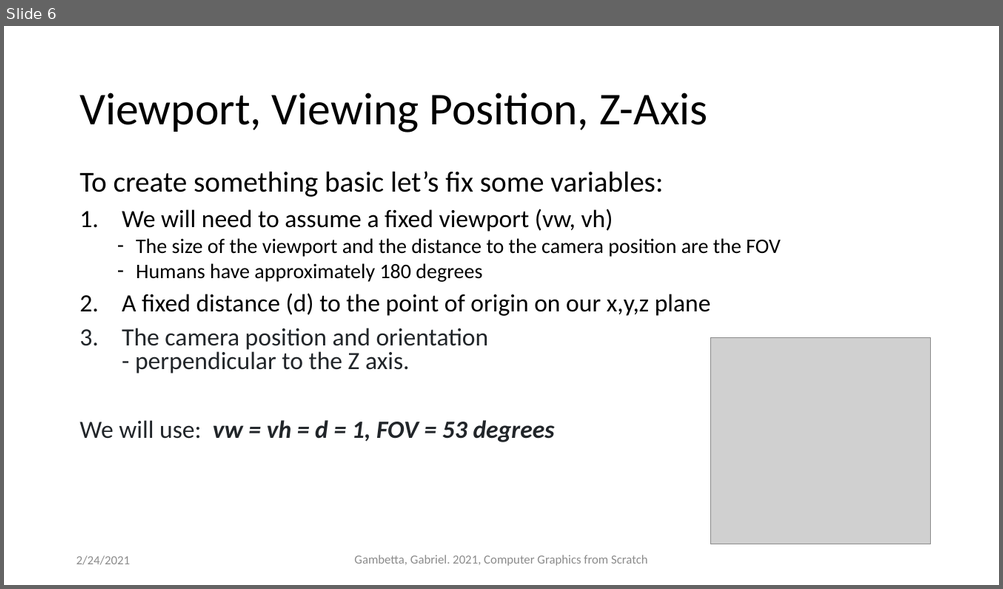
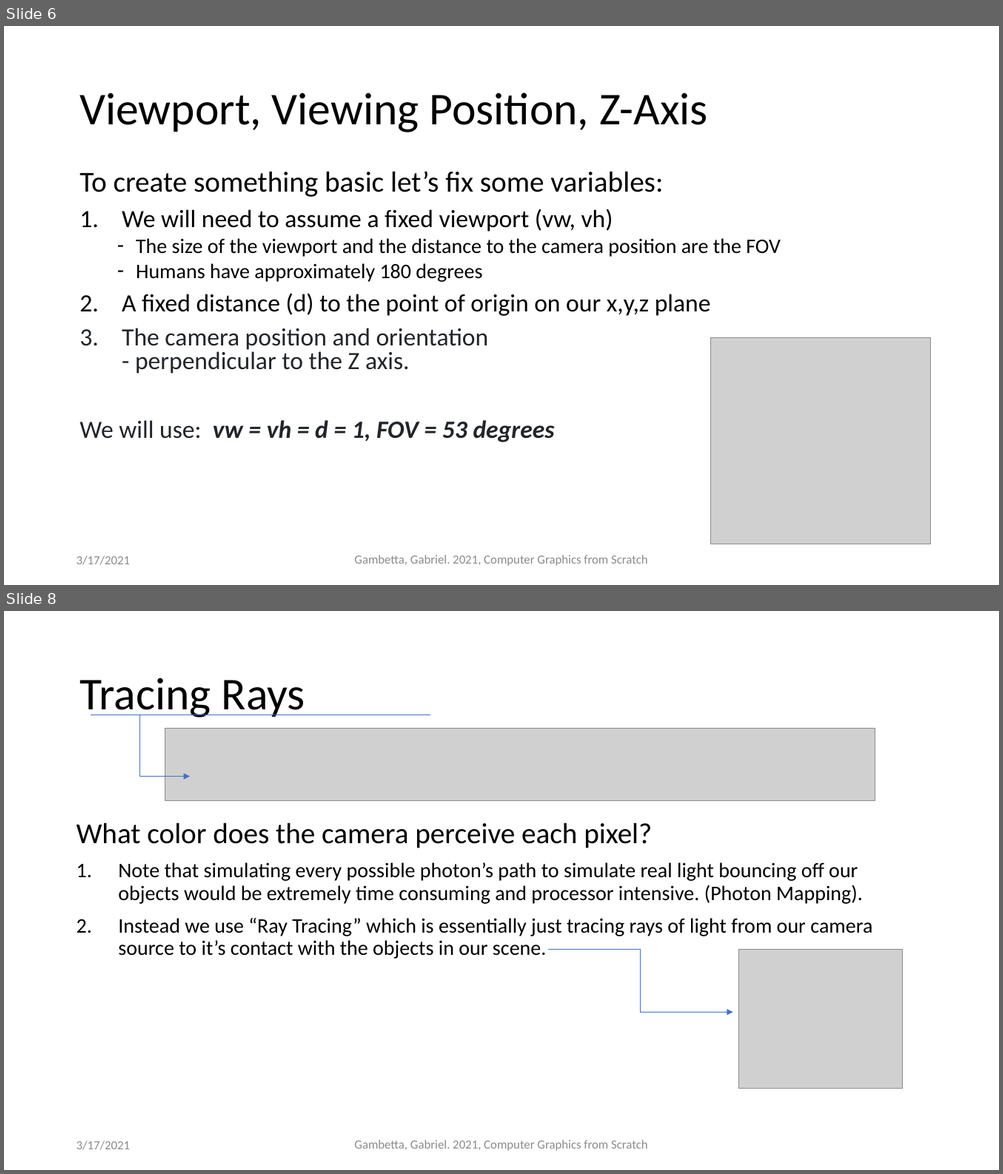
Before and after one commit to ctrachte/JS-Computer-Graphics-Demo, a slide deck: computer-graphics-js-1.pptx. Shown one above the other, each under a label of ours: slide 6 before the commit, slides 6 and 8 after it; the slides between them are not shown. The pictures are 1003x589 and 1003x1174 pixels, drawn with LibreOffice and Linux fonts; fonts in the diff are those of the drawing; grey boxes stand for pictures. Boxes give left, top, right and bottom in pixels: in the first picture for what was removed or moved away, otherwise in the second. Text is boxed around its words. In the diff, an @@ line names an element or a change of style, - is before the commit and + after.

```diff
--- a/computer-graphics-js-1.pptx
+++ b/computer-graphics-js-1.pptx
@@ slide 8 added at bbox=[4, 611, 999, 1170], background #FFFFFF @@
@@ title added at bbox=[79, 678, 305, 721], 44 pt, text #000000 @@
+Tracing Rays
@@ elbow arrow added from (91, 715) to (190, 777), #4472C4 0.5 pt @@
@@ line added from (140, 715) to (430, 715), #4472C4 0.5 pt @@
@@ picture added at bbox=[165, 729, 875, 801] @@
@@ text added at bbox=[77, 823, 872, 959], 20 pt, text #000000 @@
+What color does the camera perceive each pixel?
+1. Note that simulating every possible photon’s path to simulate real light bouncing off our objects would be extremely time consuming and processor intensive. (Photon Mapping).
+2. Instead we use “Ray Tracing” which is essentially just tracing rays of light from our camera source to it’s contact with the objects in our scene.
@@ elbow arrow added from (548, 950) to (733, 1012), #4472C4 0.5 pt @@
@@ picture added at bbox=[739, 950, 902, 1088] @@
@@ text added at bbox=[77, 1141, 130, 1150], 12 pt, text #8C8C8C @@
+3/17/2021
@@ text added at bbox=[354, 1140, 648, 1151], 12 pt, text #8C8C8C @@
+Gambetta, Gabriel. 2021, Computer Graphics from Scratch
@@ slide 6 changed as well @@
@@ text at bbox=[77, 556, 130, 565]: text changed @@
-2/24/2021
+3/17/2021
```
Also in this commit, not shown: 5 other slides changed, 5 other slides added, 1 other file.
